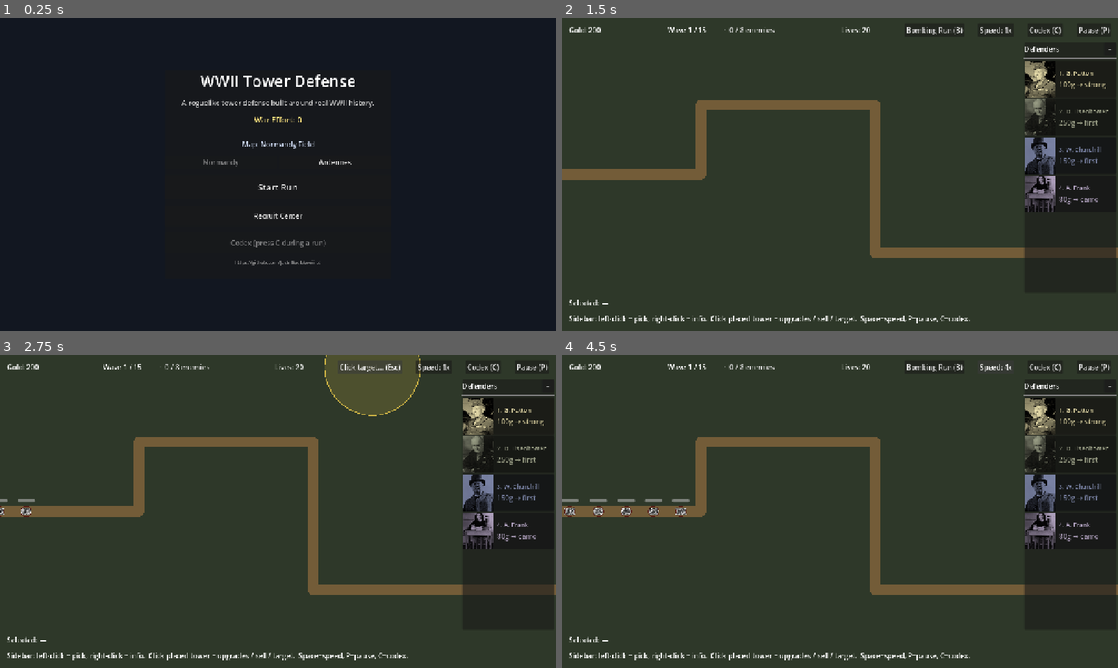
Above: before the commit, frames 1-4 (two rows, left to right).
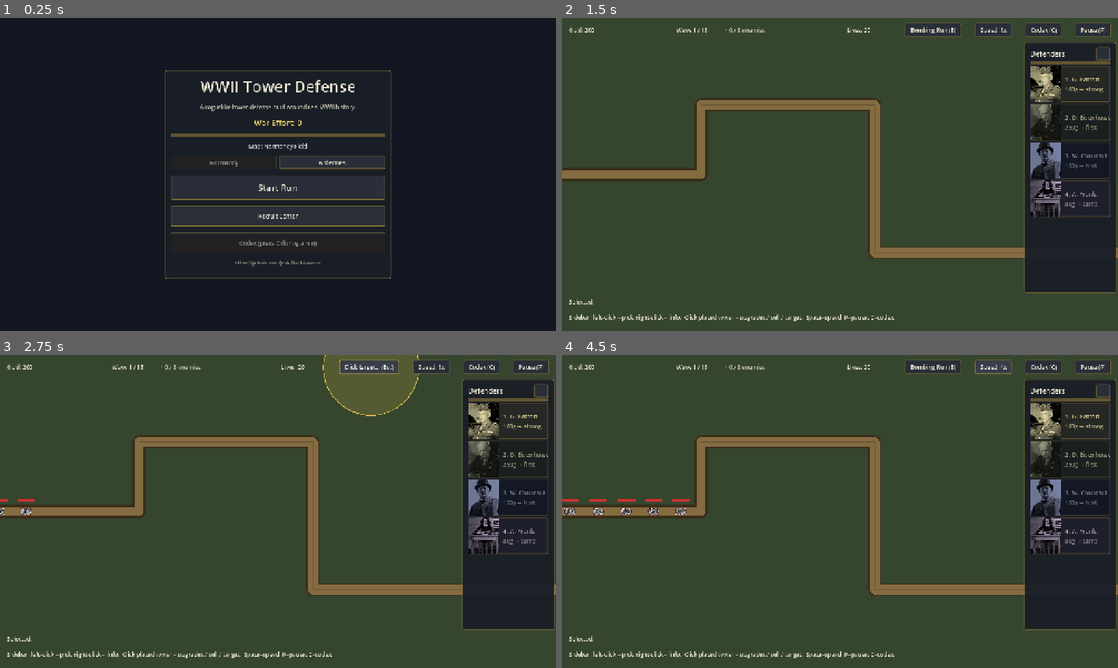
Above: after the commit, the same moments.

Repository: Josh-Buck/wwii-td
Game: Godot game, scene res://scenes/main/Main.tscn
Same seed, same stepped clock (60 frames per second), same inputs: the game is played once before the commit and once after it.
Inputs:
- Up to frame 1 (0.25 s): no input
- Up to frame 2 (1.5 s): click "Start Run" at 0.5 s; click "Start Wave 1 ▶" at 1.25 s
- Up to frame 3 (2.75 s): click "Bombing Run (B)" at 2 s
- Up to frame 4 (4.5 s): click "Click target… (Esc)" at 2.75 s; click "Speed: 1x" at 3.5 s; click "Speed: 2x" at 4.25 s

The runs differ from the first frame. In frame 1, 9.2% of the frame differs, in the area x 29-71%, y 16-84%; in frame 2, 7.1%; in frame 3, 7.0%; in frame 4, 7.1%.

Commit message:
visual: theme + map decorations + path outlines
- New themes/wartime.tres applied project-wide via gui/theme/custom.
  Buttons get a dark militaristic style with brass accents; panels get
  consistent backing + border; labels get a warm off-white. Replaces
  default Godot UI everywhere.
- Both maps now draw paths in three Line2D layers — dark outline,
  road fill, faint centreline — instead of one flat coloured line.
- New scenes/map/MapDecor.gd procedurally scatters decorations on
  each map with a seeded RNG and avoids the path corridor via proper
  point-to-segment distance:
    Normandy — bocage hedgerows, grass tufts, sandbags, craters
    Ardennes — pines with snow caps, snow tufts, rocks
- z_index -10 keeps decor under towers and enemies.

Diff:
--- a/project.godot
+++ b/project.godot
@@ -20,6 +20,10 @@
 run/main_scene="res://scenes/main/Main.tscn"
 config/features=PackedStringArray("4.6", "GL Compatibility")
 config/icon="res://icon.svg"
+
+[gui]
+
+theme/custom="res://themes/wartime.tres"
 
 [autoload]
 
--- /dev/null
+++ b/scenes/map/MapDecor.gd
@@ -0,0 +1,141 @@
+class_name MapDecor extends Node2D
+
+# Draws procedural decorations on the map — trees, hedgerows, sandbags,
+# craters — using a seeded RNG so the layout is stable across reloads.
+# Decor is drawn under towers/enemies (lower z_index) and avoids the
+# path corridor.
+
+@export var style: StringName = &"normandy"  ## normandy | ardennes
+@export var seed: int = 1942
+@export var decor_count: int = 64
+@export var path_points: PackedVector2Array  ## set from the parent map scene
+
+const _MIN_PATH_DIST: float = 60.0
+const _MAP_LEFT: float = 32.0
+const _MAP_TOP: float = 56.0
+const _MAP_RIGHT: float = 1052.0
+const _MAP_BOTTOM: float = 680.0
+
+var _items: Array = []  ## [{pos: Vector2, kind: StringName, rot: float, scale: float}]
+
+func _ready() -> void:
+	z_index = -10
+	z_as_relative = false
+	_generate()
+
+func _generate() -> void:
+	_items.clear()
+	var rng := RandomNumberGenerator.new()
+	rng.seed = seed
+	var kinds: Array
+	if style == &"ardennes":
+		kinds = [&"pine", &"pine", &"pine", &"snow_tuft", &"snow_tuft", &"rock"]
+	else:
+		kinds = [&"hedge", &"hedge", &"grass", &"grass", &"sandbag", &"crater"]
+	var attempts: int = 0
+	while _items.size() < decor_count and attempts < decor_count * 20:
+		attempts += 1
+		var p := Vector2(
+			rng.randf_range(_MAP_LEFT + 12, _MAP_RIGHT - 12),
+			rng.randf_range(_MAP_TOP + 12, _MAP_BOTTOM - 12),
+		)
+		if _min_dist_to_path(p) < _MIN_PATH_DIST:
+			continue
+		_items.append({
+			"pos": p,
+			"kind": kinds[rng.randi() % kinds.size()],
+			"rot": rng.randf_range(0, TAU),
+			"scale": rng.randf_range(0.85, 1.25),
+		})
+	queue_redraw()
+
+func _min_dist_to_path(p: Vector2) -> float:
+	if path_points.size() < 2:
+		return 9999.0
+	var m: float = 9999.0
+	for i in path_points.size() - 1:
+		var d: float = _point_to_segment(p, path_points[i], path_points[i + 1])
+		if d < m:
+			m = d
+	return m
+
+func _point_to_segment(p: Vector2, a: Vector2, b: Vector2) -> float:
+	var ab: Vector2 = b - a
+	var len_sq: float = ab.length_squared()
+	if len_sq <= 0.0001:
+		return p.distance_to(a)
+	var t: float = clamp((p - a).dot(ab) / len_sq, 0.0, 1.0)
+	return p.distance_to(a + ab * t)
+
+func _draw() -> void:
+	for it in _items:
+		var pos: Vector2 = it.pos
+		var rot: float = it.rot
+		var s: float = it.scale
+		match it.kind:
+			&"pine":           _draw_pine(pos, s)
+			&"snow_tuft":      _draw_snow_tuft(pos, s)
+			&"rock":           _draw_rock(pos, s)
+			&"hedge":          _draw_hedge(pos, rot, s)
+			&"grass":          _draw_grass(pos, s)
+			&"sandbag":        _draw_sandbag(pos, rot, s)
+			&"crater":         _draw_crater(pos, s)
+
+func _draw_pine(pos: Vector2, s: float) -> void:
+	# Snow-capped pine: dark green triangle with white tip
+	var w: float = 10.0 * s
+	var h: float = 18.0 * s
+	var pts := PackedVector2Array([
+		pos + Vector2(-w, h * 0.4),
+		pos + Vector2(w, h * 0.4),
+		pos + Vector2(0, -h * 0.8),
+	])
+	draw_colored_polygon(pts, Color(0.08, 0.20, 0.14, 1))
+	draw_circle(pos + Vector2(0, -h * 0.6), 3.0 * s, Color(0.96, 0.98, 1.0, 0.9))
+	draw_rect(Rect2(pos + Vector2(-1.5 * s, h * 0.35), Vector2(3 * s, 4 * s)), Color(0.18, 0.10, 0.05))
+
+func _draw_snow_tuft(pos: Vector2, s: float) -> void:
+	draw_circle(pos, 6.0 * s, Color(0.95, 0.97, 1.0, 0.85))
+	draw_circle(pos + Vector2(4 * s, 1), 4.0 * s, Color(0.92, 0.95, 0.99, 0.7))
+
+func _draw_rock(pos: Vector2, s: float) -> void:
+	draw_circle(pos, 5.0 * s, Color(0.40, 0.42, 0.45))
+	draw_arc(pos, 5.0 * s, 0, TAU, 12, Color(0.25, 0.27, 0.30), 1.0)
+
+func _draw_hedge(pos: Vector2, rot: float, s: float) -> void:
+	# Normandy bocage — long dark-green rectangles
+	var w: float = 28.0 * s
+	var h: float = 8.0 * s
+	var c := cos(rot)
+	var sn := sin(rot)
+	var corners := PackedVector2Array([
+		pos + Vector2(-w, -h).rotated(rot),
+		pos + Vector2(w, -h).rotated(rot),
+		pos + Vector2(w, h).rotated(rot),
+		pos + Vector2(-w, h).rotated(rot),
+	])
+	draw_colored_polygon(corners, Color(0.13, 0.22, 0.12, 1))
+	draw_polyline(corners + PackedVector2Array([corners[0]]), Color(0.08, 0.14, 0.07, 0.8), 1.0)
+
+func _draw_grass(pos: Vector2, s: float) -> void:
+	var col := Color(0.30, 0.42, 0.22, 0.9)
+	for i in 3:
+		var off := Vector2(i * 2.0 - 2.0, 0) * s
+		draw_line(pos + off + Vector2(0, 2 * s), pos + off + Vector2(0, -4 * s), col, 1.5)
+
+func _draw_sandbag(pos: Vector2, rot: float, s: float) -> void:
+	var w: float = 16.0 * s
+	var h: float = 5.0 * s
+	var pts := PackedVector2Array([
+		pos + Vector2(-w, -h).rotated(rot),
+		pos + Vector2(w, -h).rotated(rot),
+		pos + Vector2(w, h).rotated(rot),
+		pos + Vector2(-w, h).rotated(rot),
+	])
+	draw_colored_polygon(pts, Color(0.60, 0.52, 0.34, 1))
+	draw_polyline(pts + PackedVector2Array([pts[0]]), Color(0.32, 0.26, 0.16, 0.9), 1.0)
+
+func _draw_crater(pos: Vector2, s: float) -> void:
+	draw_circle(pos, 10.0 * s, Color(0.16, 0.18, 0.13, 1))
+	draw_arc(pos, 10.0 * s, 0, TAU, 24, Color(0.08, 0.08, 0.06, 0.9), 1.2)
+	draw_circle(pos, 5.0 * s, Color(0.10, 0.10, 0.08, 0.9))
--- a/scenes/map/maps/ardennes.tscn
+++ b/scenes/map/maps/ardennes.tscn
@@ -2,6 +2,7 @@
 
 [ext_resource type="Script" path="res://scenes/map/Map.gd" id="1_map"]
 [ext_resource type="Script" path="res://scenes/map/PlacementSlot.gd" id="2_slot"]
+[ext_resource type="Script" path="res://scenes/map/MapDecor.gd" id="2_decor"]
 [ext_resource type="Script" path="res://scripts/systems/WaveDirector.gd" id="3_wd"]
 [ext_resource type="PackedScene" path="res://scenes/towers/Tower.tscn" id="4_tower"]
 [ext_resource type="PackedScene" path="res://scenes/enemies/Enemy.tscn" id="5_enemy"]
@@ -68,15 +69,36 @@
 offset_right = 1280.0
 offset_bottom = 720.0
 mouse_filter = 2
-color = Color(0.78, 0.82, 0.88, 1)
+color = Color(0.74, 0.80, 0.86, 1)
+
+[node name="Decor" type="Node2D" parent="."]
+script = ExtResource("2_decor")
+style = &"ardennes"
+seed = 1944
+decor_count = 80
+path_points = PackedVector2Array(-40, 100, 240, 100, 240, 280, 80, 280, 80, 480, 400, 480, 400, 340, 640, 340, 640, 580, 880, 580, 880, 240, 1320, 240)
+
+[node name="PathOutline" type="Line2D" parent="."]
+points = PackedVector2Array(-40, 100, 240, 100, 240, 280, 80, 280, 80, 480, 400, 480, 400, 340, 640, 340, 640, 580, 880, 580, 880, 240, 1320, 240)
+width = 28.0
+default_color = Color(0.20, 0.18, 0.12, 1)
+joint_mode = 2
+begin_cap_mode = 2
+end_cap_mode = 2
 
 [node name="PathLine" type="Line2D" parent="."]
 points = PackedVector2Array(-40, 100, 240, 100, 240, 280, 80, 280, 80, 480, 400, 480, 400, 340, 640, 340, 640, 580, 880, 580, 880, 240, 1320, 240)
-width = 22.0
-default_color = Color(0.36, 0.30, 0.22, 1)
+width = 20.0
+default_color = Color(0.55, 0.48, 0.36, 1)
 joint_mode = 2
 begin_cap_mode = 2
 end_cap_mode = 2
+
+[node name="PathCenterline" type="Line2D" parent="."]
+points = PackedVector2Array(-40, 100, 240, 100, 240, 280, 80, 280, 80, 480, 400, 480, 400, 340, 640, 340, 640, 580, 880, 580, 880, 240, 1320, 240)
+width = 2.0
+default_color = Color(0.92, 0.94, 0.98, 0.65)
+joint_mode = 2
 
 [node name="Path" type="Path2D" parent="."]
 curve = SubResource("curve")
--- a/scenes/map/maps/m0_field.tscn
+++ b/scenes/map/maps/m0_field.tscn
@@ -2,6 +2,7 @@
 
 [ext_resource type="Script" path="res://scenes/map/Map.gd" id="1_map"]
 [ext_resource type="Script" path="res://scenes/map/PlacementSlot.gd" id="2_slot"]
+[ext_resource type="Script" path="res://scenes/map/MapDecor.gd" id="2_decor"]
 [ext_resource type="Script" path="res://scripts/systems/WaveDirector.gd" id="3_wd"]
 [ext_resource type="PackedScene" path="res://scenes/towers/Tower.tscn" id="4_tower"]
 [ext_resource type="PackedScene" path="res://scenes/enemies/Enemy.tscn" id="5_enemy"]
@@ -68,15 +69,36 @@
 offset_right = 1280.0
 offset_bottom = 720.0
 mouse_filter = 2
-color = Color(0.18, 0.22, 0.16, 1)
+color = Color(0.21, 0.27, 0.18, 1)
+
+[node name="Decor" type="Node2D" parent="."]
+script = ExtResource("2_decor")
+style = &"normandy"
+seed = 1944
+decor_count = 70
+path_points = PackedVector2Array(-40, 360, 320, 360, 320, 200, 720, 200, 720, 540, 1320, 540)
+
+[node name="PathOutline" type="Line2D" parent="."]
+points = PackedVector2Array(-40, 360, 320, 360, 320, 200, 720, 200, 720, 540, 1320, 540)
+width = 30.0
+default_color = Color(0.22, 0.18, 0.10, 1)
+joint_mode = 2
+begin_cap_mode = 2
+end_cap_mode = 2
 
 [node name="PathLine" type="Line2D" parent="."]
 points = PackedVector2Array(-40, 360, 320, 360, 320, 200, 720, 200, 720, 540, 1320, 540)
-width = 24.0
-default_color = Color(0.45, 0.36, 0.22, 1)
+width = 22.0
+default_color = Color(0.52, 0.42, 0.26, 1)
 joint_mode = 2
 begin_cap_mode = 2
 end_cap_mode = 2
+
+[node name="PathCenterline" type="Line2D" parent="."]
+points = PackedVector2Array(-40, 360, 320, 360, 320, 200, 720, 200, 720, 540, 1320, 540)
+width = 2.0
+default_color = Color(0.35, 0.28, 0.16, 0.55)
+joint_mode = 2
 
 [node name="Path" type="Path2D" parent="."]
 curve = SubResource("curve")
--- /dev/null
+++ b/themes/wartime.tres
@@ -0,0 +1,106 @@
+[gd_resource type="Theme" load_steps=10 format=3]
+
+[sub_resource type="StyleBoxFlat" id="btn_normal"]
+content_margin_left = 12.0
+content_margin_top = 6.0
+content_margin_right = 12.0
+content_margin_bottom = 6.0
+bg_color = Color(0.16, 0.18, 0.22, 1)
+border_width_left = 1
+border_width_top = 1
+border_width_right = 1
+border_width_bottom = 2
+border_color = Color(0.55, 0.46, 0.22, 1)
+corner_radius_top_left = 2
+corner_radius_top_right = 2
+corner_radius_bottom_right = 2
+corner_radius_bottom_left = 2
+
+[sub_resource type="StyleBoxFlat" id="btn_hover"]
+content_margin_left = 12.0
+content_margin_top = 6.0
+content_margin_right = 12.0
+content_margin_bottom = 6.0
+bg_color = Color(0.22, 0.24, 0.28, 1)
+border_width_left = 1
+border_width_top = 1
+border_width_right = 1
+border_width_bottom = 2
+border_color = Color(0.85, 0.70, 0.30, 1)
+corner_radius_top_left = 2
+corner_radius_top_right = 2
+corner_radius_bottom_right = 2
+corner_radius_bottom_left = 2
+
+[sub_resource type="StyleBoxFlat" id="btn_pressed"]
+content_margin_left = 12.0
+content_margin_top = 6.0
+content_margin_right = 12.0
+content_margin_bottom = 6.0
+bg_color = Color(0.10, 0.12, 0.15, 1)
+border_width_left = 1
+border_width_top = 2
+border_width_right = 1
+border_width_bottom = 1
+border_color = Color(0.55, 0.46, 0.22, 1)
+
+[sub_resource type="StyleBoxFlat" id="btn_disabled"]
+content_margin_left = 12.0
+content_margin_top = 6.0
+content_margin_right = 12.0
+content_margin_bottom = 6.0
+bg_color = Color(0.13, 0.13, 0.14, 1)
+border_width_left = 1
+border_width_top = 1
+border_width_right = 1
+border_width_bottom = 1
+border_color = Color(0.30, 0.28, 0.22, 1)
+
+[sub_resource type="StyleBoxFlat" id="panel_normal"]
+content_margin_left = 14.0
+content_margin_top = 12.0
+content_margin_right = 14.0
+content_margin_bottom = 12.0
+bg_color = Color(0.10, 0.12, 0.15, 0.95)
+border_width_left = 1
+border_width_top = 1
+border_width_right = 1
+border_width_bottom = 1
+border_color = Color(0.55, 0.46, 0.22, 0.85)
+corner_radius_top_left = 3
+corner_radius_top_right = 3
+corner_radius_bottom_right = 3
+corner_radius_bottom_left = 3
+
+[sub_resource type="StyleBoxFlat" id="progress_bg"]
+bg_color = Color(0.10, 0.10, 0.12, 1)
+border_width_left = 1
+border_width_top = 1
+border_width_right = 1
+border_width_bottom = 1
+border_color = Color(0.30, 0.30, 0.30, 1)
+
+[sub_resource type="StyleBoxFlat" id="progress_fill"]
+bg_color = Color(0.78, 0.20, 0.20, 1)
+
+[sub_resource type="StyleBoxFlat" id="hsep_style"]
+content_margin_top = 4.0
+content_margin_bottom = 4.0
+bg_color = Color(0.55, 0.46, 0.22, 0.6)
+
+[resource]
+default_font_size = 13
+Button/colors/font_color = Color(0.92, 0.90, 0.82, 1)
+Button/colors/font_hover_color = Color(1, 1, 1, 1)
+Button/colors/font_pressed_color = Color(0.80, 0.78, 0.70, 1)
+Button/colors/font_disabled_color = Color(0.55, 0.55, 0.55, 1)
+Button/styles/normal = SubResource("btn_normal")
+Button/styles/hover = SubResource("btn_hover")
+Button/styles/pressed = SubResource("btn_pressed")
+Button/styles/disabled = SubResource("btn_disabled")
+Button/styles/focus = SubResource("btn_hover")
+PanelContainer/styles/panel = SubResource("panel_normal")
+Label/colors/font_color = Color(0.92, 0.90, 0.82, 1)
+ProgressBar/styles/background = SubResource("progress_bg")
+ProgressBar/styles/fill = SubResource("progress_fill")
+HSeparator/styles/separator = SubResource("hsep_style")
